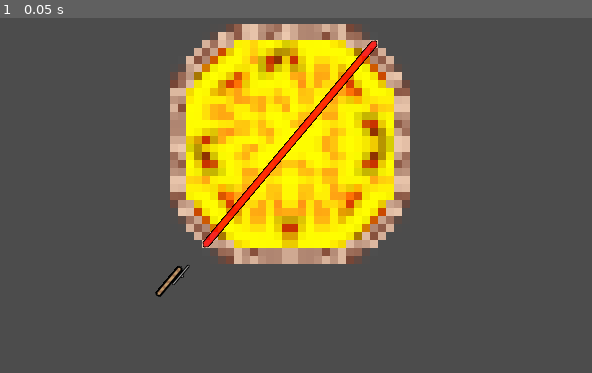
Above: before the commit, frame 1.
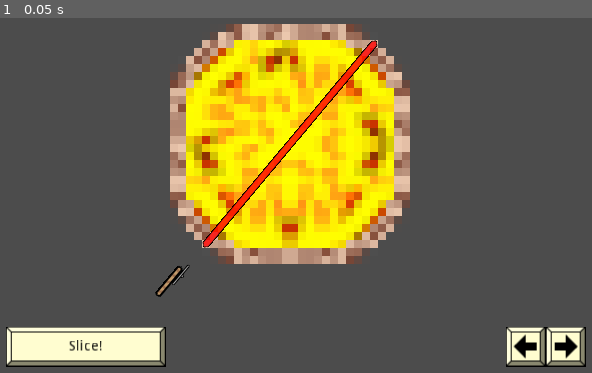
Above: after the commit, the same moment.

Repository: swashdev/minigame-madness
Game: Godot game, scene res://mini/za/scenes/za_minigame.tscn
Two runs of this game, one before a commit and one after it. Both use one fixed random seed, a clock stepped at 60 frames per second and the inputs below. This scene is started directly instead of the project's main scene.
Inputs:
- Up to frame 1 (0.05 s): no input

The runs differ from the first frame. In frame 1, 4.2% of the frame differs, in the area x 1-99%, y 87-99%.

Commit message:
[ZA] add keyboard prompts.

Diff:
--- a/mini/za/scenes/za_minigame.tscn
+++ b/mini/za/scenes/za_minigame.tscn
@@ -1,9 +1,12 @@
-[gd_scene load_steps=5 format=2]
+[gd_scene load_steps=8 format=2]
 
 [ext_resource path="res://mini/za/scenes/za/za.tscn" type="PackedScene" id=1]
 [ext_resource path="res://mini/za/scripts/za_minigame.gd" type="Script" id=2]
 [ext_resource path="res://mini/za/images/guides/slice_guide.png" type="Texture" id=3]
 [ext_resource path="res://mini/za/scenes/slicer/slicer.tscn" type="PackedScene" id=4]
+[ext_resource path="res://shared/scenes/ui/keys/right_key.tscn" type="PackedScene" id=5]
+[ext_resource path="res://shared/scenes/ui/keys/left_key.tscn" type="PackedScene" id=6]
+[ext_resource path="res://shared/scenes/ui/keys/spacebar.tscn" type="PackedScene" id=7]
 
 [node name="ZaMinigame" type="Node2D"]
 script = ExtResource( 2 )
@@ -20,5 +23,33 @@
 
 [node name="Slicer" parent="." instance=ExtResource( 4 )]
 position = Vector2( 320, 240 )
+
+[node name="Prompt" type="Node2D" parent="."]
+position = Vector2( 575.702, 442.5 )
+__meta__ = {
+"_edit_group_": true
+}
+
+[node name="LeftKey" parent="Prompt" instance=ExtResource( 6 )]
+position = Vector2( -20, 0 )
+
+[node name="RightKey" parent="Prompt" instance=ExtResource( 5 )]
+position = Vector2( 20, 0 )
+
+[node name="Spacebar" parent="." instance=ExtResource( 7 )]
+position = Vector2( 115.772, 442.5 )
+
+[node name="Label" type="Label" parent="Spacebar"]
+margin_left = -74.0
+margin_top = -14.0
+margin_right = 74.0
+margin_bottom = 14.0
+custom_colors/font_color = Color( 0, 0, 0, 1 )
+text = "Slice!"
+align = 1
+valign = 1
+__meta__ = {
+"_edit_use_anchors_": false
+}
 [connection signal="eaten" from="Za" to="." method="_on_Za_eaten"]
 [connection signal="sliced" from="Za" to="." method="_on_Za_sliced"]
